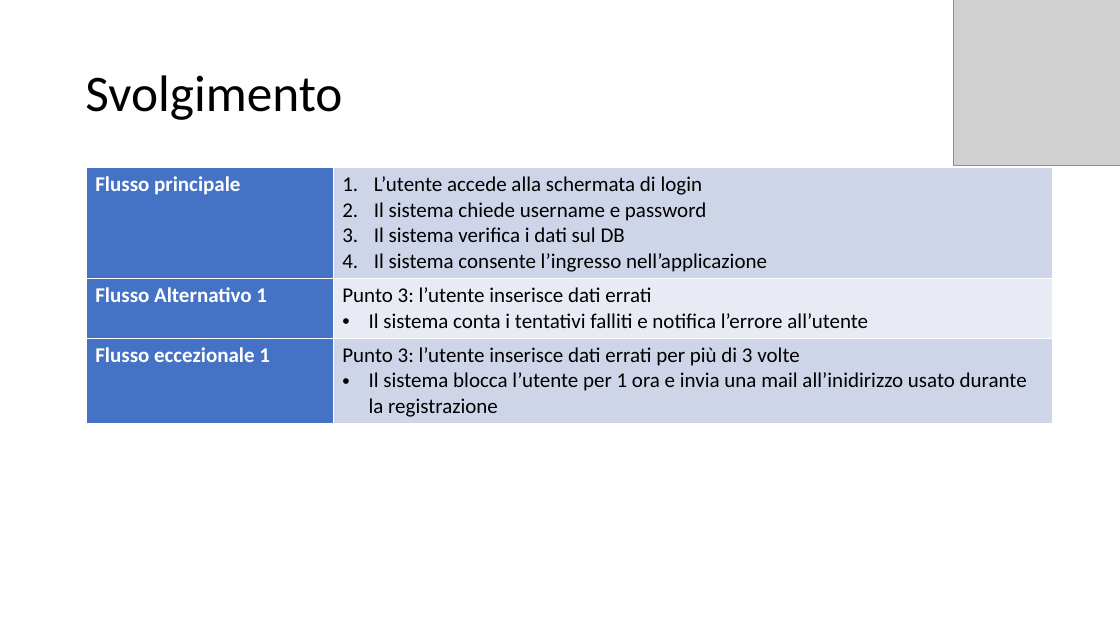
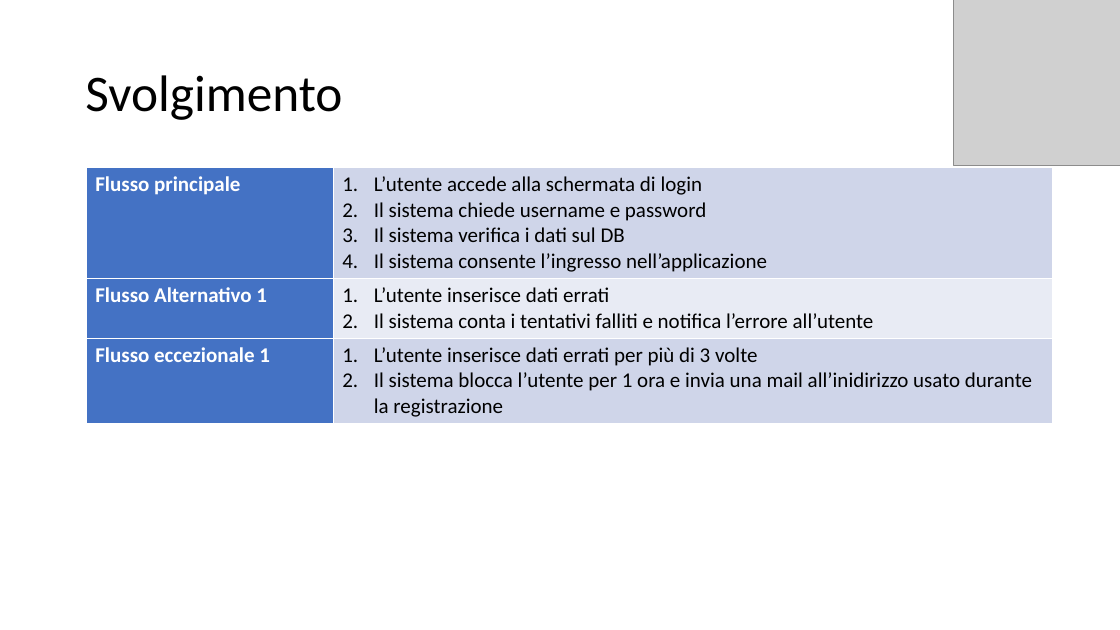
Before and after one commit to itsar19-20/gas, a slide deck: slide 4 of docs/analisi/Template use case/Template Use Case - Login.pptx. Drawn at 1120x630 pixels with LibreOffice and Linux fonts; fonts in the diff are those of the drawing; grey boxes stand for pictures. Boxes give left, top, right and bottom in pixels: in the first picture for what was removed or moved away, otherwise in the second. Text is boxed around its words. In the diff, an @@ line names an element or a change of style, - is before the commit and + after.

```diff
--- a/docs/analisi/Template use case/Template Use Case - Login.pptx
+++ b/docs/analisi/Template use case/Template Use Case - Login.pptx
@@ table at <box>87,167,1054,421</box> @@
-row 2, column 2: Punto 3: l’utente inserisce dati errati / Il sistema conta i tentativi falliti e notifica l’errore all’utente
+row 2, column 2: L’utente inserisce dati errati / Il sistema conta i tentativi falliti e notifica l’errore all’utente
-row 3, column 2: Punto 3: l’utente inserisce dati errati per più di 3 volte / Il sistema blocca l’utente per 1 ora e invia una mail all’inidirizzo usato durante la registrazione
+row 3, column 2: L’utente inserisce dati errati per più di 3 volte / Il sistema blocca l’utente per 1 ora e invia una mail all’inidirizzo usato durante la registrazione
```
Also in this commit, not shown: 1 other slide changed, 8 other files.
